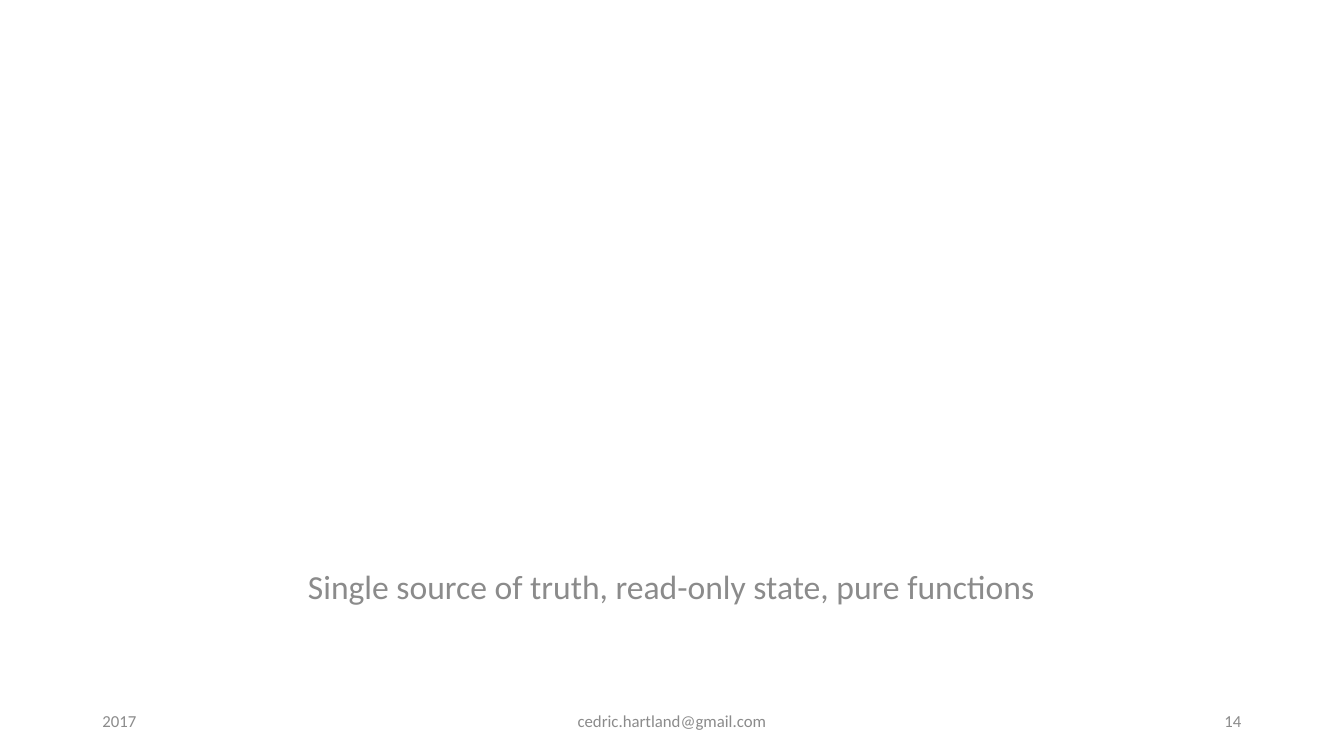
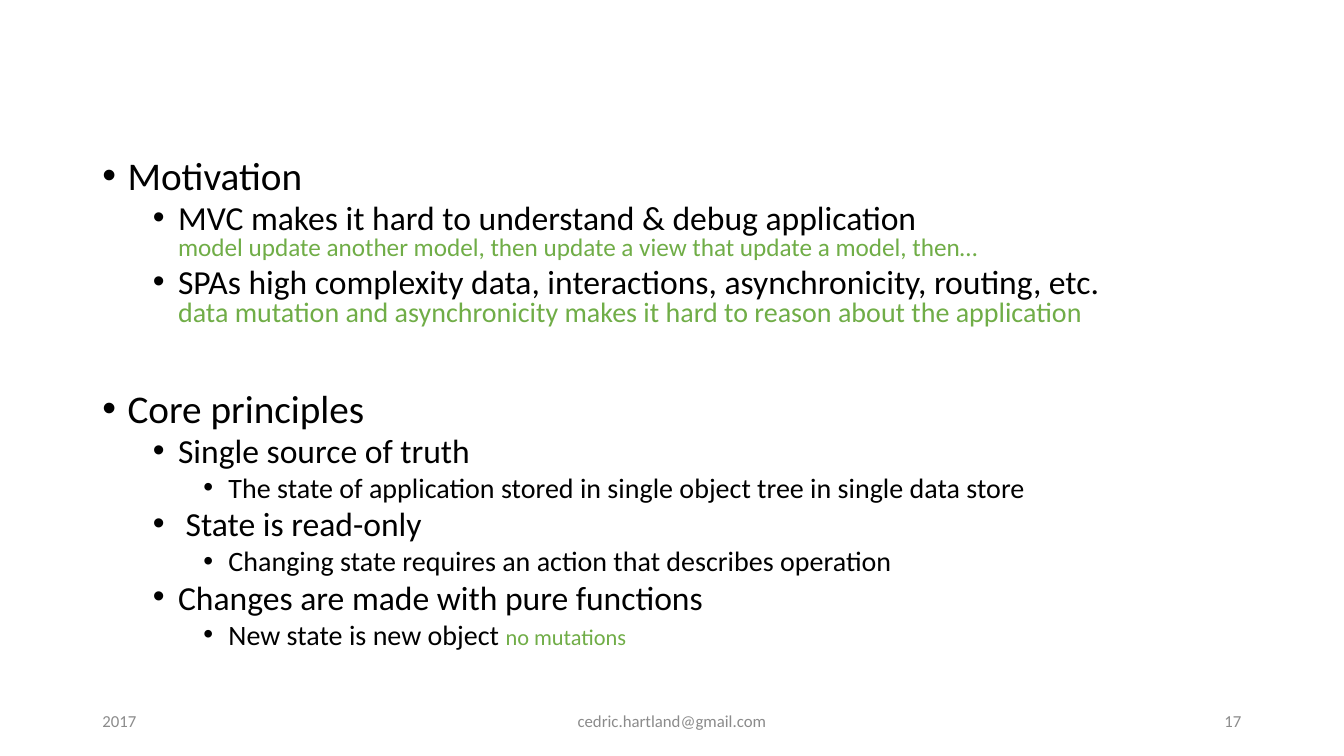
Before and after one commit to gigacool/react-redux-presentation, a slide deck: slide 17 of docs/React & Redux.pptx (slide 14 before the commit). Drawn at 1344x756 pixels with LibreOffice and Linux fonts; fonts in the diff are those of the drawing; background and template pictures are left out. Boxes give left, top, right and bottom in pixels: in the first picture for what was removed or moved away, otherwise in the second. Text is boxed around its words. In the diff, an @@ line names an element or a change of style, - is before the commit and + after.

Commit message:
update on redux description

```diff
--- a/docs/React & Redux.pptx
+++ b/docs/React & Redux.pptx
@@ text added at (128, 163, 1099, 650), 20 pt, text #000000 @@
+• Motivation
+  • MVC makes it hard to understand & debug application
+    model update another model, then update a view that update a model, then…
+  • SPAs high complexity data, interactions, asynchronicity, routing, etc.
+    data mutation and asynchronicity makes it hard to reason about the application
+• Core principles
+  • Single source of truth
+    • The state of application stored in single object tree in single data store
+  • State is read-only
+    • Changing state requires an action that describes operation
+  • Changes are made with pure functions
+    • New state is new object no mutations
@@ title removed at (92, 189, 1251, 503) @@
-Redux, a sweet introduction
@@ text removed at (308, 575, 1034, 605) @@
-Single source of truth, read-only state, pure functions
@@ page number at (1224, 716, 1241, 727): text changed @@
-14
+17
```
Also in this commit, not shown: 1 other slide changed.
